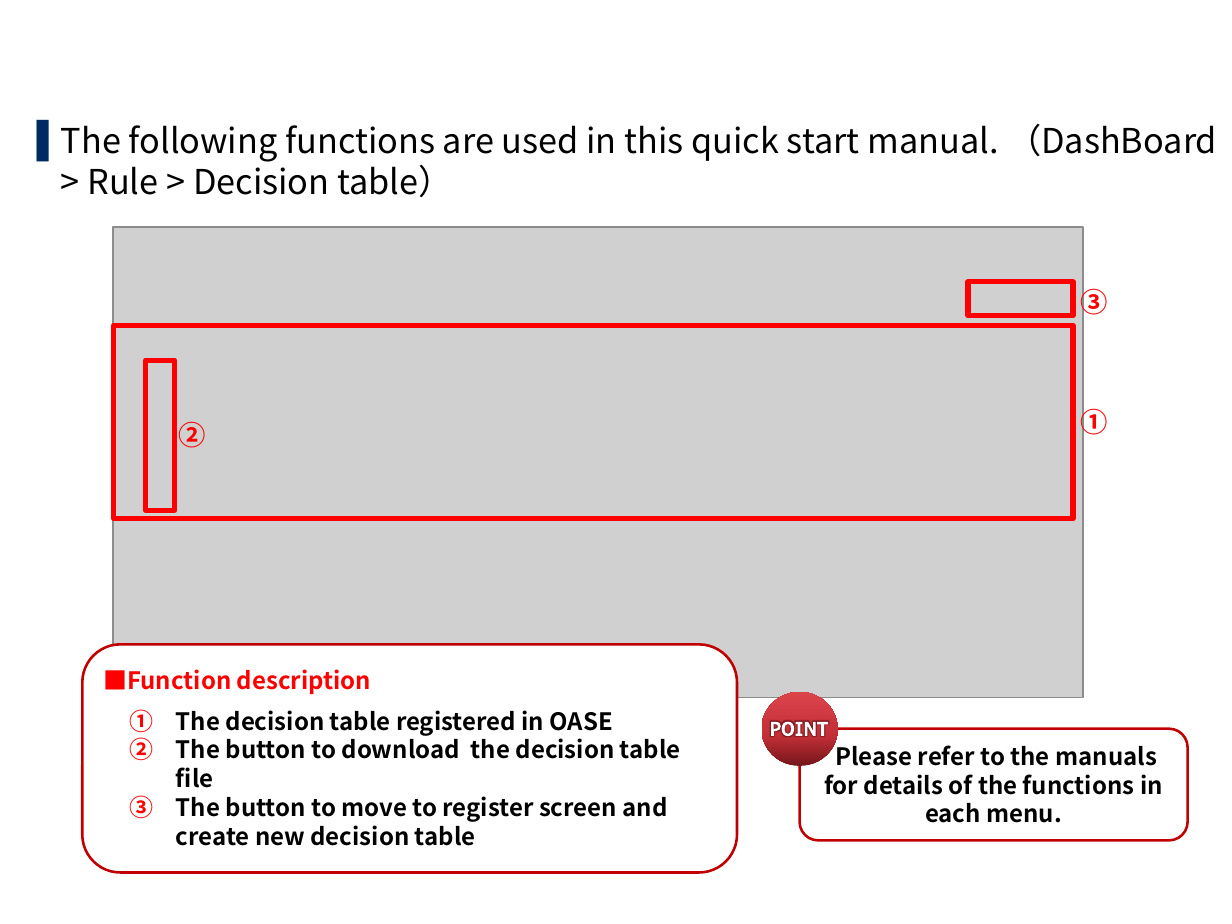
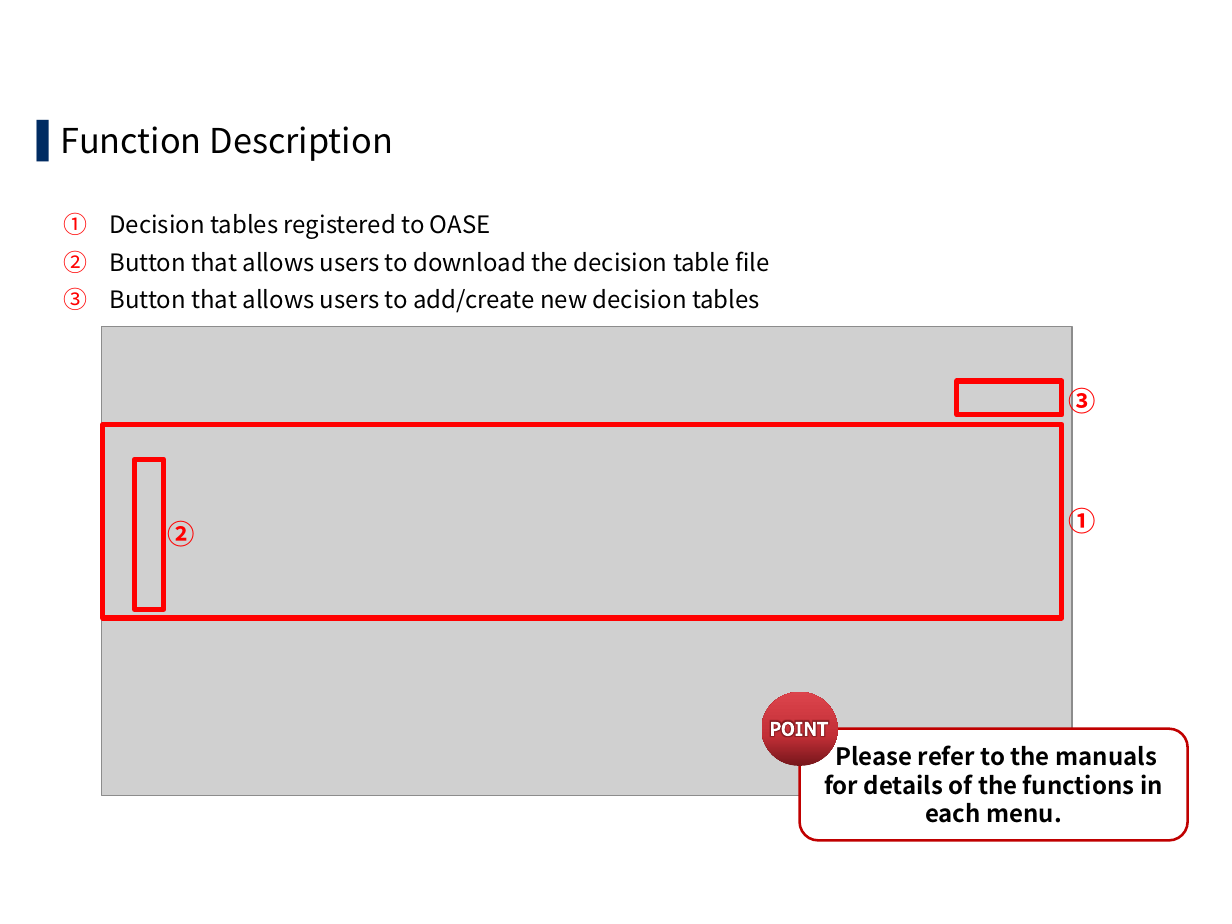
Before and after one commit to exastro-suite/oase-docs, a slide deck: slide 10 of asset/Learn/OASE-quickstart.pptx (slide 7 before the commit). Drawn at 1232x924 pixels with LibreOffice and Linux fonts; fonts in the diff are those of the drawing; grey boxes stand for pictures; background and template pictures are left out. Boxes give left, top, right and bottom in pixels: in the first picture for what was removed or moved away, otherwise in the second. Text is boxed around its words. In the diff, an @@ line names an element or a change of style, - is before the commit and + after.

```diff
--- a/asset/Learn/OASE-quickstart.pptx
+++ b/asset/Learn/OASE-quickstart.pptx
@@ text at box(61, 126, 769, 313): text changed; size 20 to 14 pt @@
-▌ The following functions are used in this quick start manual. （DashBoard > Rule > Decision table）
+▌ Function Description
+1. Decision tables registered to OASE
+2. Button that allows users to download the decision table file
+3. Button that allows users to add/create new decision tables
@@ title at box(63, 212, 87, 235): text changed @@
-1.4 Screen description（Decision table screen）
+1.6 Screen description（Decision table screen）
@@ 3 texts, 3 rectangles, 1 picture: place and size @@
-3 texts, 3 rectangles, 1 picture at box(113, 227, 1107, 697)
+3 texts, 3 rectangles, 1 picture at box(102, 326, 1096, 796)
@@ rounded rectangle removed at box(83, 644, 737, 872) @@
-■Function description
-1. The decision table registered in OASE
-2. The button to download the decision table file
-3. The button to move to register screen and create new decision table
```
Also in this commit, not shown: 25 other slides changed, 8 slides added, 1 slide removed, 1 other file.
